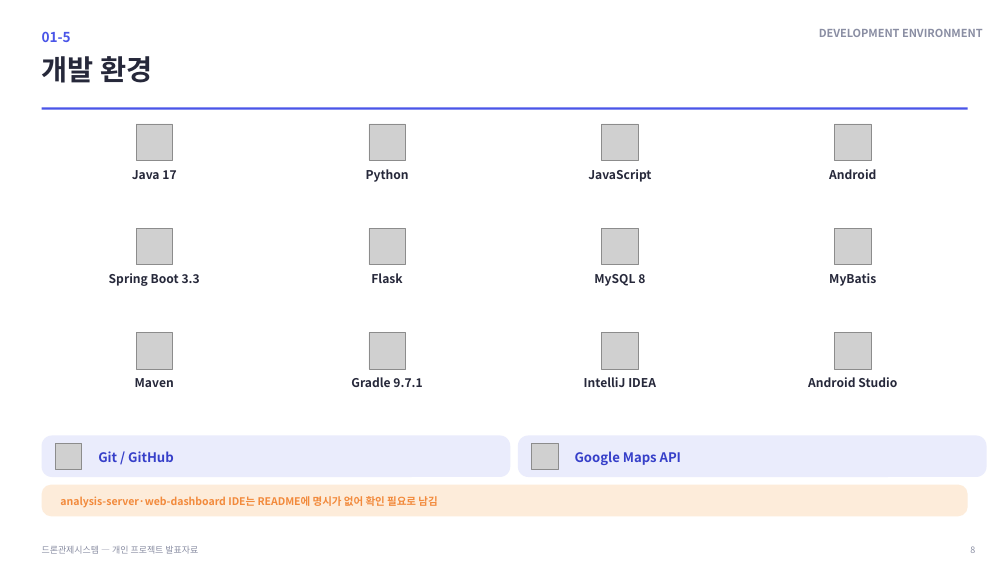
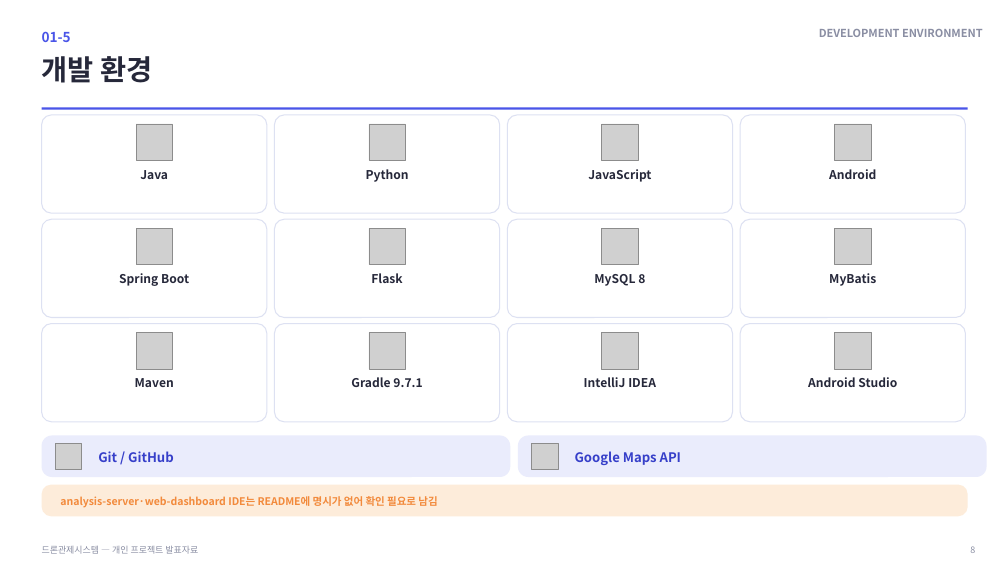
Before and after one commit to rlaeoaud7018/DroneControllSystemApp, a slide deck: slide 8 of docs/deliverables/발표자료.pptx. Drawn at 1008x567 pixels with LibreOffice and Linux fonts; fonts in the diff are those of the drawing; grey boxes stand for pictures; background and template pictures are left out. Boxes give left, top, right and bottom in pixels: in the first picture for what was removed or moved away, otherwise in the second. Text is boxed around its words. In the diff, an @@ line names an element or a change of style, - is before the commit and + after.

```diff
--- a/docs/deliverables/발표자료.pptx
+++ b/docs/deliverables/발표자료.pptx
@@ text at [140,170,168,179]: text changed @@
-Java 17
+Java
@@ text at [119,273,189,286]: text changed @@
-Spring Boot 3.3
+Spring Boot
@@ outline none to #DDE1F2 1 pt in 12 elements at [42,115,267,213], [274,115,500,213], [507,115,733,213], [740,115,966,213], [42,219,267,318], [274,219,500,318], [507,219,733,318], [740,219,966,318], [42,324,267,422], [274,324,500,422], [507,324,733,422], [740,324,966,422] @@
```
Also in this commit, not shown: 18 other slides changed.
